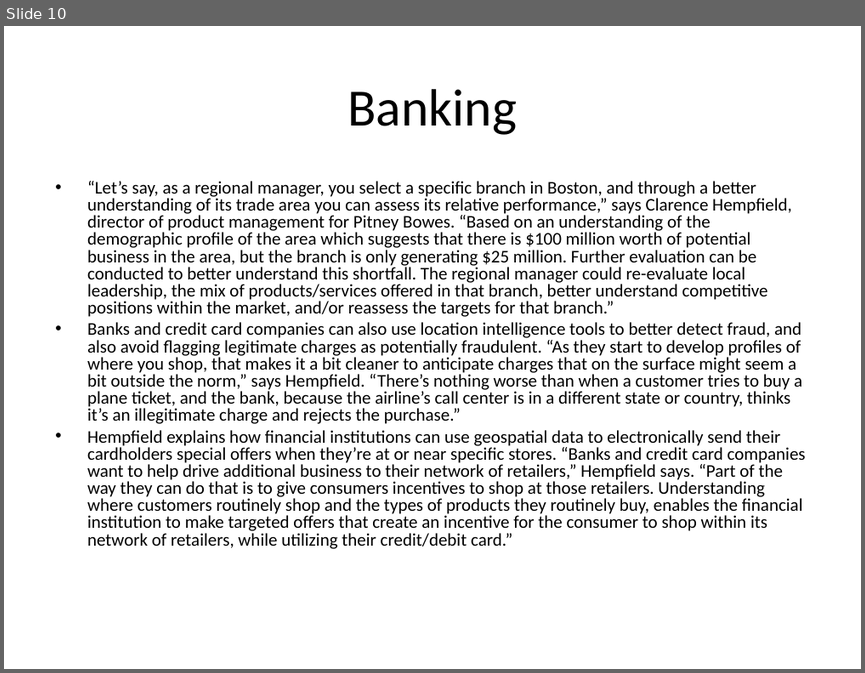
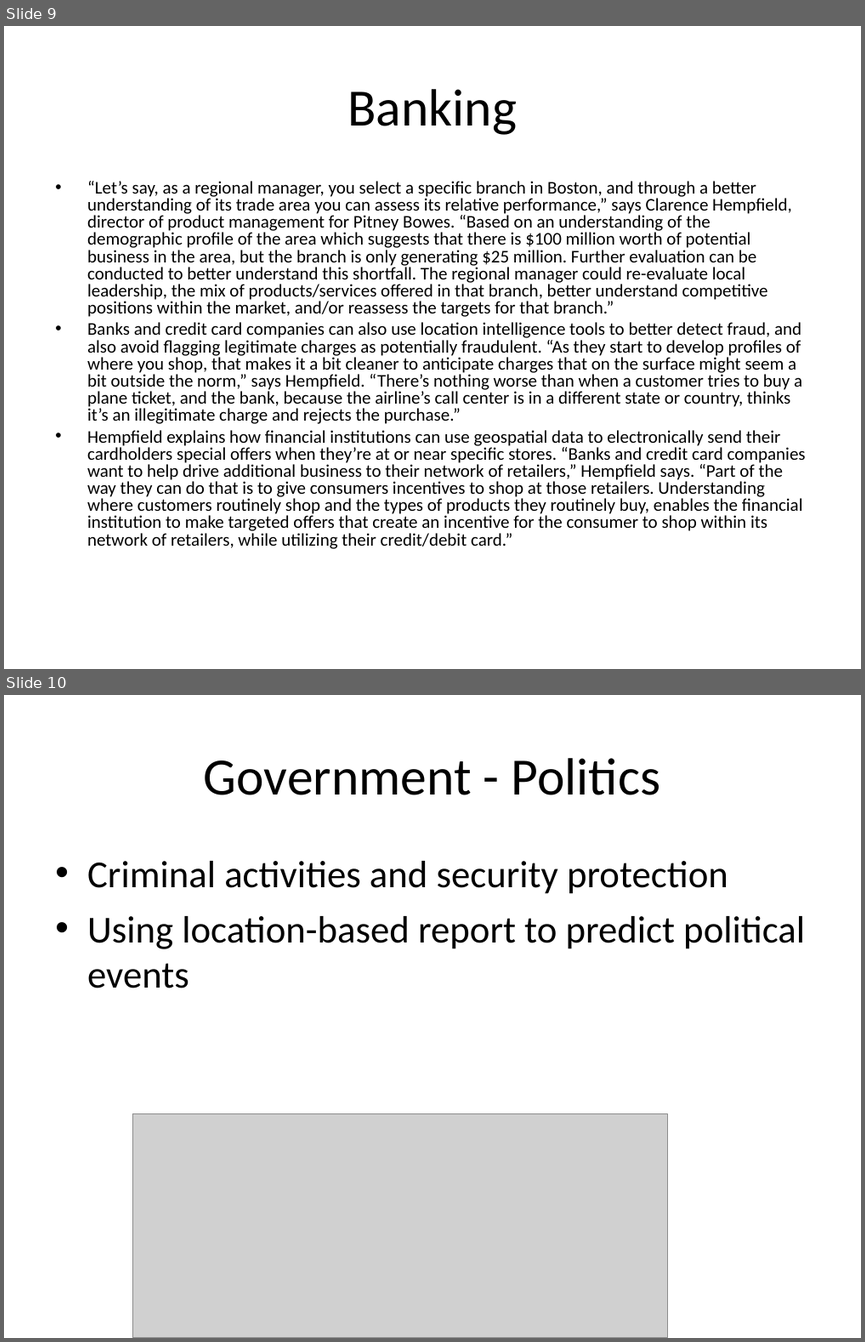
Before and after one commit to NUS-Anonymous/LTA-Data, a slide deck: Business Final Presentation/Presentation1.ppt. Shown one above the other, each under a label of ours: slide 10 before the commit, slides 9 and 10 after it. The pictures are 865x673 and 865x1342 pixels, drawn with LibreOffice and Linux fonts; fonts in the diff are those of the drawing; grey boxes stand for pictures. Boxes give left, top, right and bottom in pixels: in the first picture for what was removed or moved away, otherwise in the second. Text is boxed around its words. In the diff, an @@ line names an element or a change of style, - is before the commit and + after.

```diff
--- a/Business Final Presentation/Presentation1.ppt
+++ b/Business Final Presentation/Presentation1.ppt
@@ slide 10 added at <box>4,695,861,1338</box>, background #FFFFFF @@
@@ title added at <box>204,758,660,795</box>, 44 pt, text #000000 @@
+Government - Politics
@@ text added at <box>87,861,805,988</box>, 32 pt, text #000000 @@
+• Criminal activities and security protection
+• Using location-based report to predict political events
@@ picture added at <box>132,1114,667,1338</box> @@
@@ what was slide 10 is now slide 9 @@
```
Also in this commit, not shown: 2 slides changed, 3 other slides added, 4 other files.
